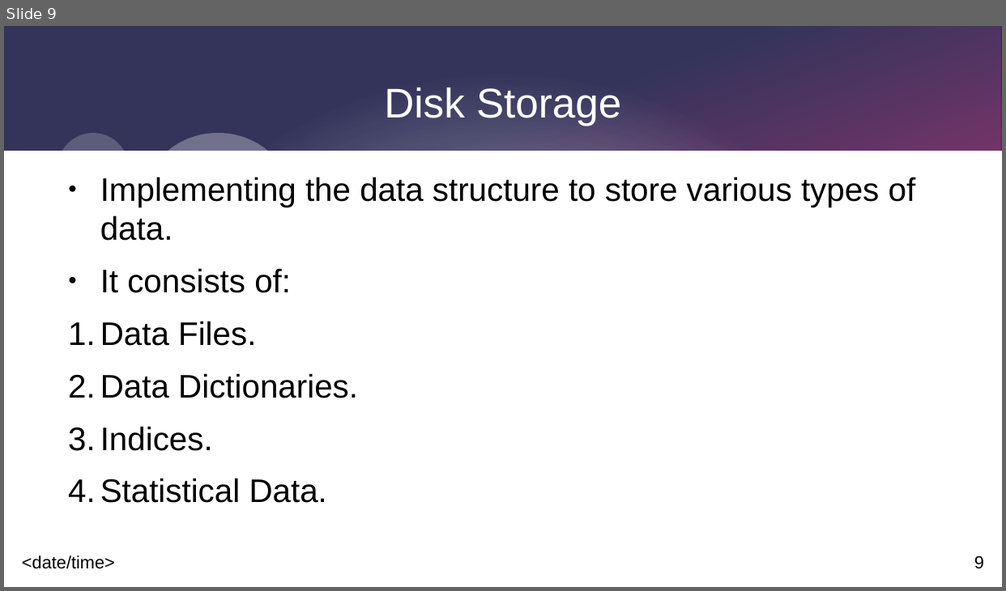
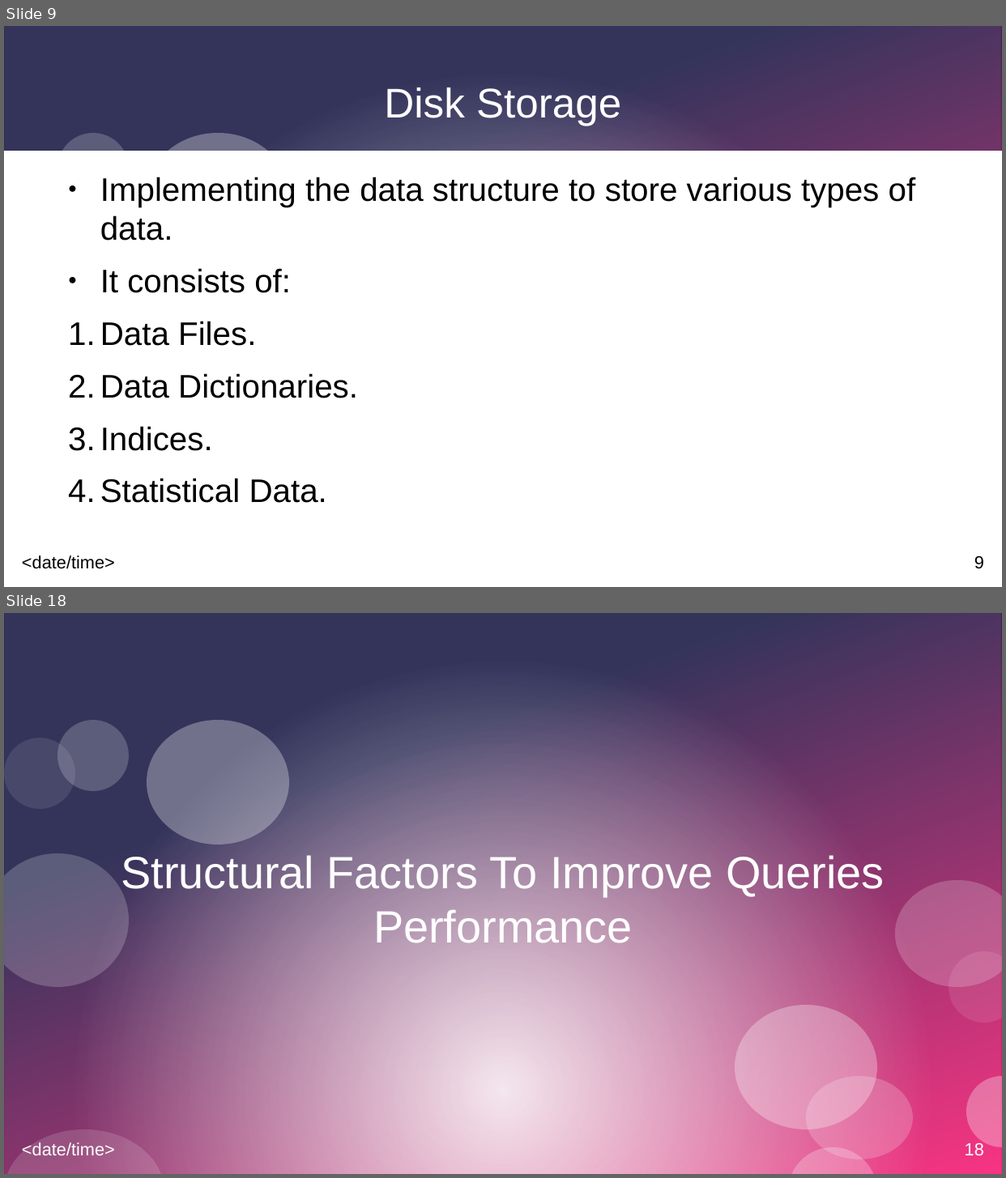
Before and after one commit to hamzaaldabe/QueryPerformanceAnalysis, a slide deck: QueryPerformanceAnalysis.odp. Shown one above the other, each under a label of ours: slide 9 before the commit, slides 9 and 18 after it; the slides between them are not shown. The pictures are 1006x591 and 1006x1178 pixels, drawn with LibreOffice and Linux fonts; fonts in the diff are those of the drawing. Boxes give left, top, right and bottom in pixels: in the first picture for what was removed or moved away, otherwise in the second. Text is boxed around its words. In the diff, an @@ line names an element or a change of style, - is before the commit and + after.

```diff
--- a/QueryPerformanceAnalysis.odp
+++ b/QueryPerformanceAnalysis.odp
@@ slide 18 added at [4, 613, 1002, 1174], background #FFFFFF; not listed: 7 template elements that a slide beside it also shows @@
@@ ellipse added at [4, 854, 128, 988], fill #FFFFFF at 20% opacity @@
@@ title added at [121, 853, 884, 943], 36 pt, text #FFFFFF @@
+Structural Factors To Improve Queries Performance
@@ ellipse added at [895, 880, 1002, 987], fill #FFFFFF at 20% opacity @@
@@ ellipse added at [948, 952, 1002, 1023], fill #FFFFFF at 10% opacity @@
@@ ellipse added at [807, 1076, 913, 1160], fill #FFFFFF at 20% opacity @@
@@ ellipse added at [966, 1076, 1002, 1148], fill #FFFFFF at 30% opacity @@
@@ ellipse added at [4, 1130, 164, 1174], fill #FFFFFF at 15% opacity @@
@@ text added at [22, 1143, 115, 1156], 14 pt, text #FFFFFF @@
+<date/time>
@@ ellipse added at [788, 1148, 877, 1174], fill #FFFFFF at 25% opacity @@
```
Also in this commit, not shown: 1 slide changed, 17 other slides added, 2 other files.
